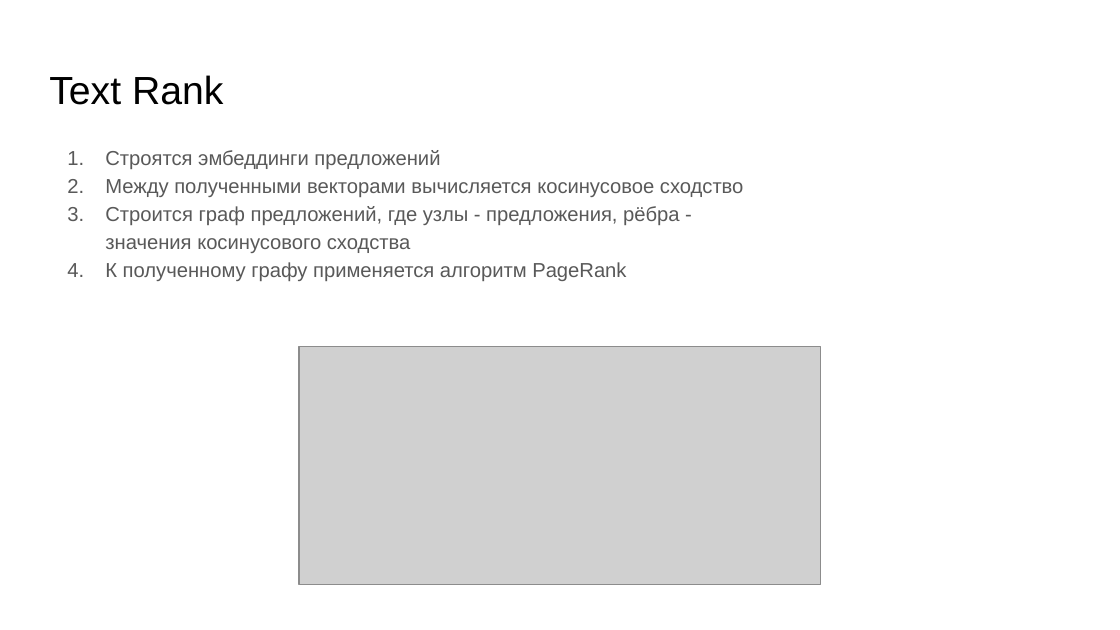
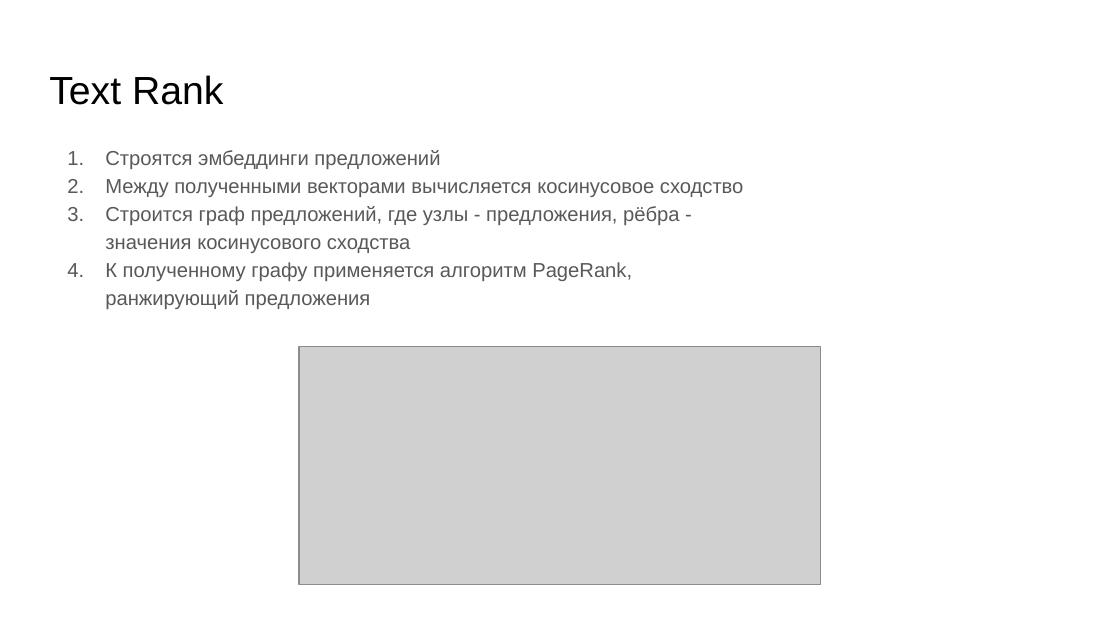
Before and after one commit to IvanEfremovSPBU/Text-Summarization, a slide deck: slide 11 of Суммаризация.pptx. Drawn at 1120x630 pixels with LibreOffice and Linux fonts; fonts in the diff are those of the drawing; grey boxes stand for pictures. Boxes give left, top, right and bottom in pixels: in the first picture for what was removed or moved away, otherwise in the second. Text is boxed around its words. In the diff, an @@ line names an element or a change of style, - is before the commit and + after.

```diff
--- a/Суммаризация.pptx
+++ b/Суммаризация.pptx
@@ text at (x1=105, y1=262, x2=632, y2=309): text changed @@
-4. К полученному графу применяется алгоритм PageRank
+4. К полученному графу применяется алгоритм PageRank, ранжирующий предложения
```
Also in this commit, not shown: 8 other slides changed, 2 other files.
